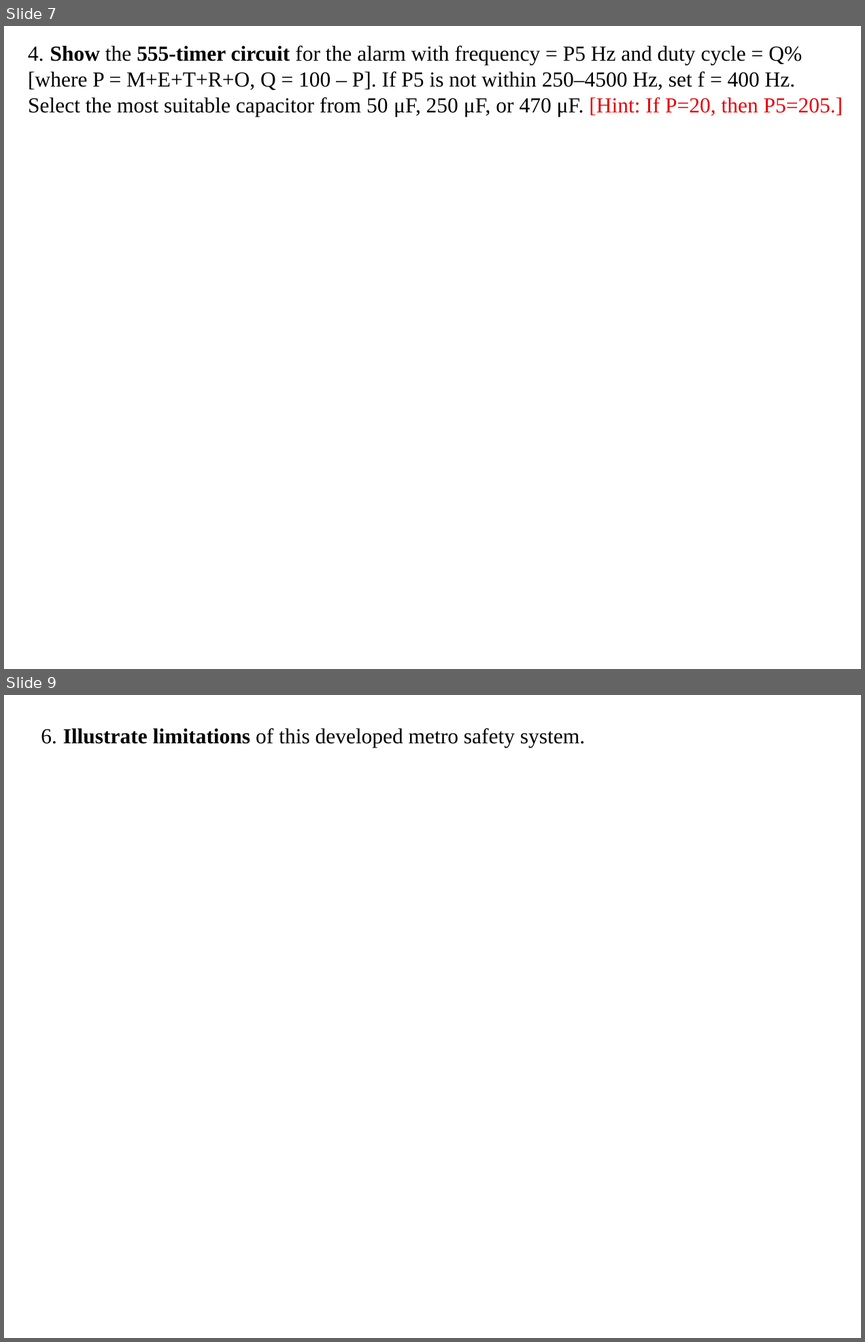
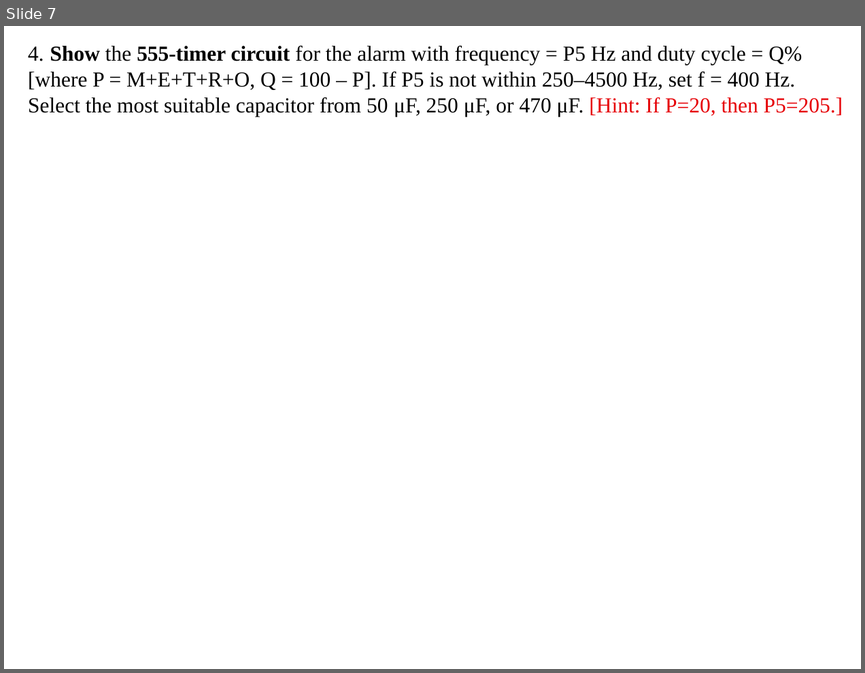
Before and after one commit to sohan0019/Software-Engineering, a slide deck: DLC 23-53829-3.pptx. Shown one above the other, each under a label of ours: slides 7 and 9 before the commit, slide 7 after it; the slides between them are not shown. The pictures are 865x1342 and 865x673 pixels, drawn with LibreOffice and Linux fonts; fonts in the diff are those of the drawing. Boxes give left, top, right and bottom in pixels: in the first picture for what was removed or moved away, otherwise in the second. Text is boxed around its words. In the diff, an @@ line names an element or a change of style, - is before the commit and + after.

```diff
--- a/DLC 23-53829-3.pptx
+++ b/DLC 23-53829-3.pptx
@@ slide 9 removed at <box>4,695,861,1338</box>, background #FFFFFF @@
@@ text removed at <box>41,728,585,748</box> @@
-6. Illustrate limitations of this developed metro safety system.
```
Also in this commit, not shown: 1 other slide removed, 1 other file.
